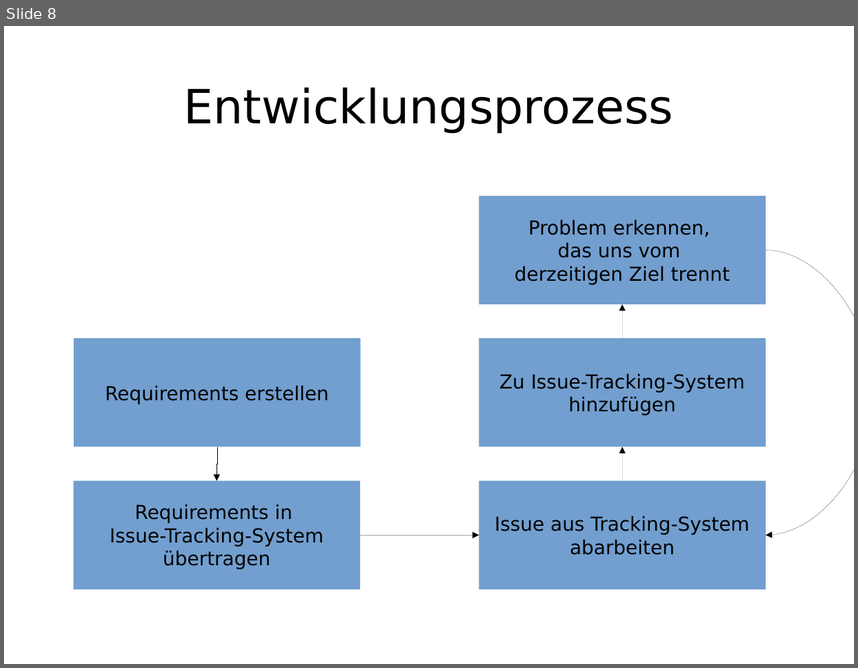
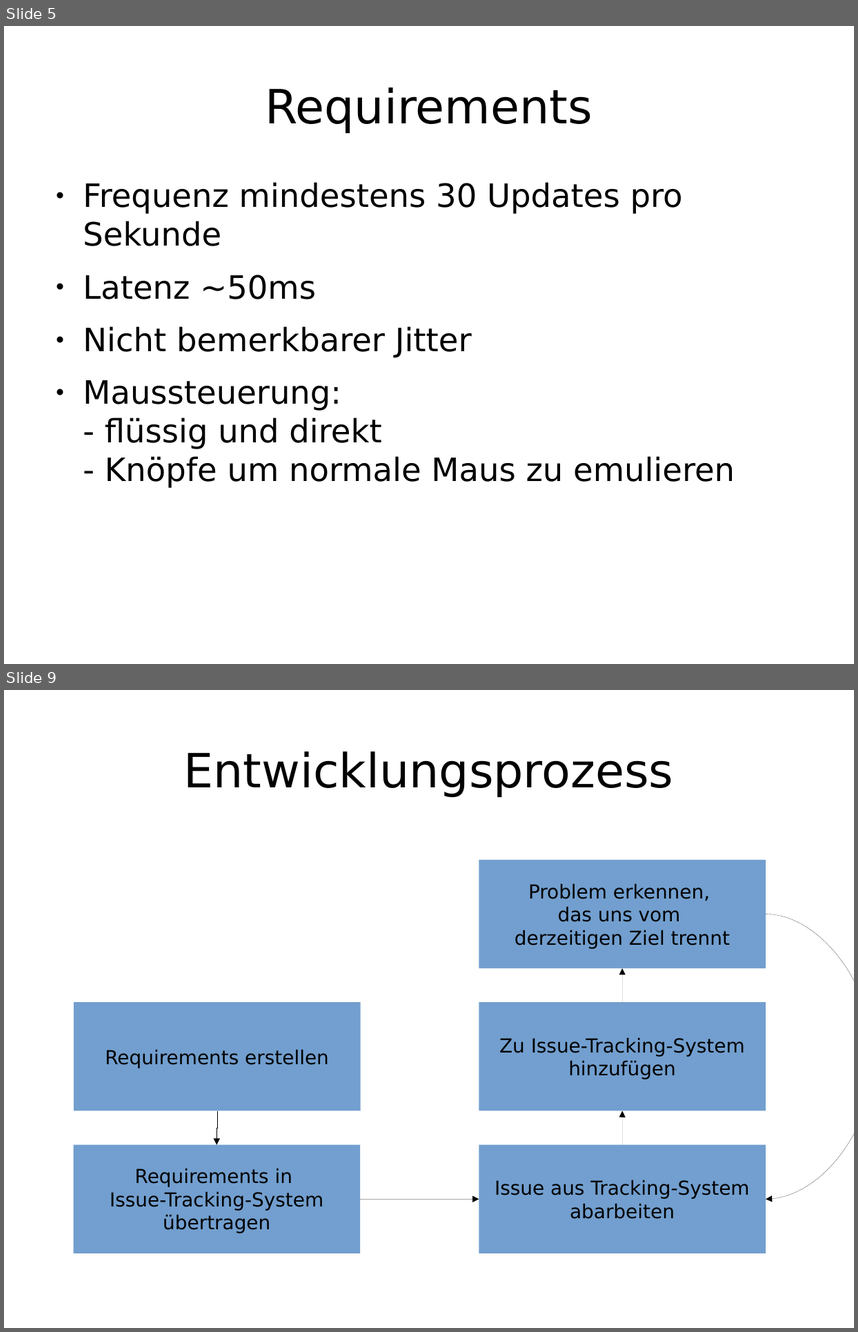
Before and after one commit to enra64/psychic-giggle, a slide deck: zwischenstand anfang dezember.odp. Shown one above the other, each under a label of ours: slide 8 before the commit, slides 5 and 9 after it; the slides between them are not shown. The pictures are 858x668 and 858x1332 pixels, drawn with LibreOffice and Linux fonts; fonts in the diff are those of the drawing. Boxes give left, top, right and bottom in pixels: in the first picture for what was removed or moved away, otherwise in the second. Text is boxed around its words. In the diff, an @@ line names an element or a change of style, - is before the commit and + after.

```diff
--- a/zwischenstand anfang dezember.odp
+++ b/zwischenstand anfang dezember.odp
@@ slide 5 added at (x1=4, y1=26, x2=854, y2=664), background #FFFFFF @@
@@ title added at (x1=265, y1=87, x2=593, y2=133), 44 pt, text #000000 @@
+Requirements
@@ text added at (x1=83, y1=182, x2=735, y2=488), 30 pt, text #000000 @@
+● Frequenz mindestens 30 Updates pro Sekunde
+● Latenz ~50ms
+● Nicht bemerkbarer Jitter
+● Maussteuerung:
+  - flüssig und direkt
+  - Knöpfe um normale Maus zu emulieren
@@ what was slide 8 is now slide 9 @@
```
Also in this commit, not shown: 4 slides changed, 4 other slides added, 4 slides removed.
